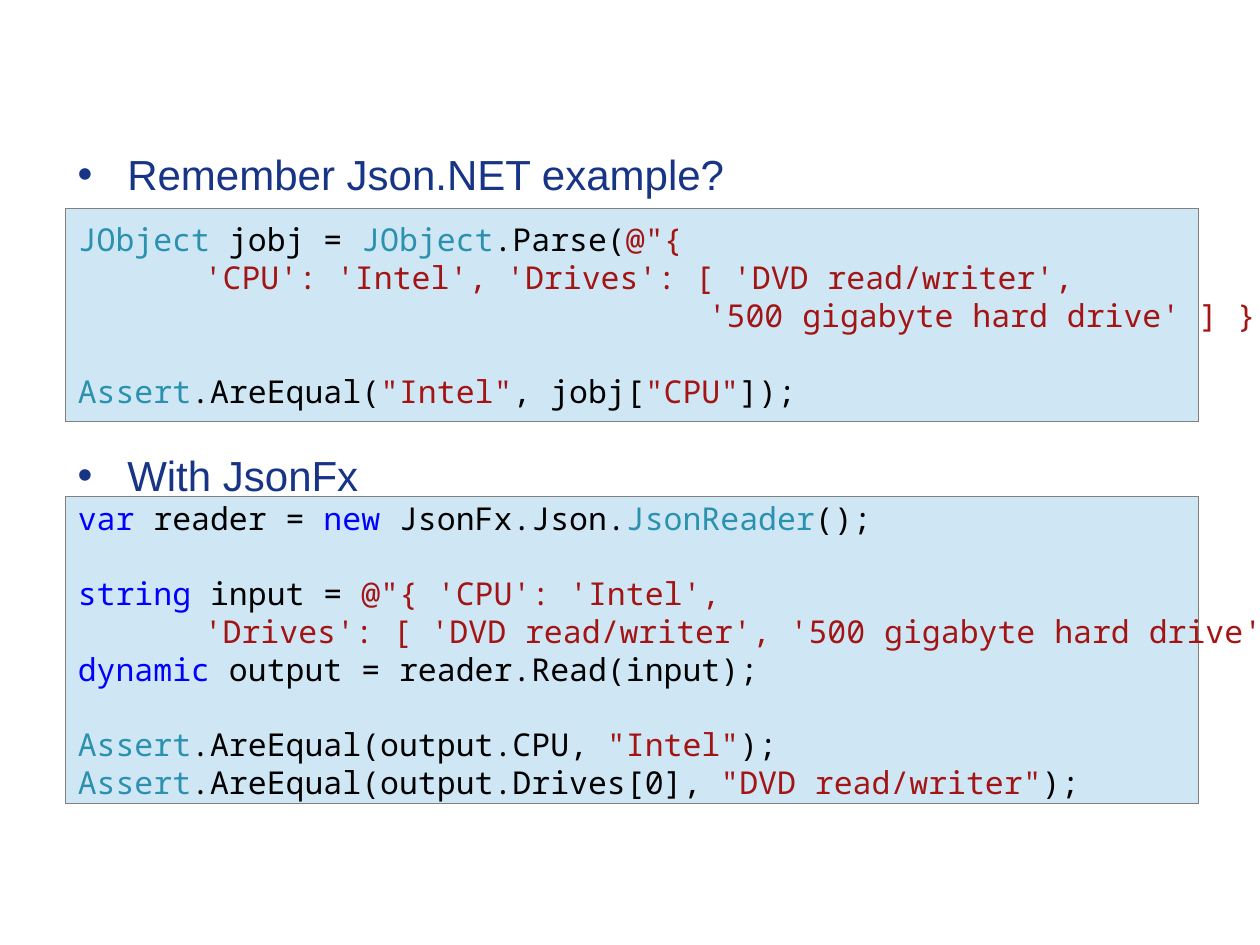
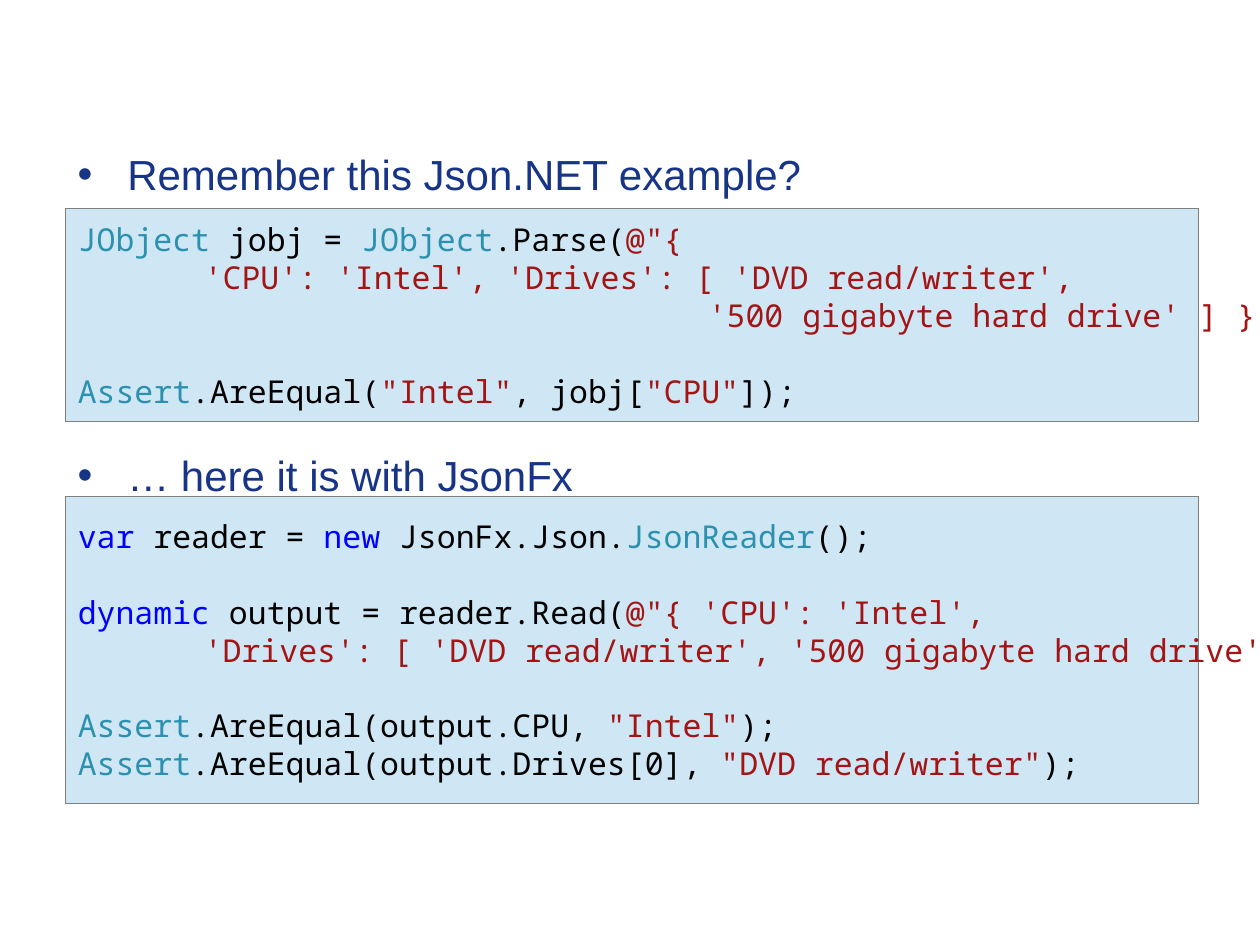
Before and after one commit to Timothep/MarathonWOShoes, a slide deck: slide 24 of BarefootMarathon.odp. Drawn at 1260x945 pixels with LibreOffice and Linux fonts; fonts in the diff are those of the drawing; background and template pictures are left out. Boxes give left, top, right and bottom in pixels: in the first picture for what was removed or moved away, otherwise in the second. Text is boxed around its words. In the diff, an @@ line names an element or a change of style, - is before the commit and + after.

```diff
--- a/BarefootMarathon.odp
+++ b/BarefootMarathon.odp
@@ text at <box>127,159,801,500</box>: text changed @@
-• Remember Json.NET example?
-• With JsonFx
+• Remember this Json.NET example?
+• … here it is with JsonFx
@@ text in rectangle at <box>78,600,1130,670</box>: text changed @@
-string input = @"{ 'CPU': 'Intel',
-'Drives': [ 'DVD read/writer', '500 gigabyte hard drive']}";
-dynamic output = reader.Read(input);
+dynamic output = reader.Read(@"{ 'CPU': 'Intel',
+'Drives': [ 'DVD read/writer', '500 gigabyte hard drive']}");
```
Also in this commit, not shown: 7 other slides changed, 2 other files.
